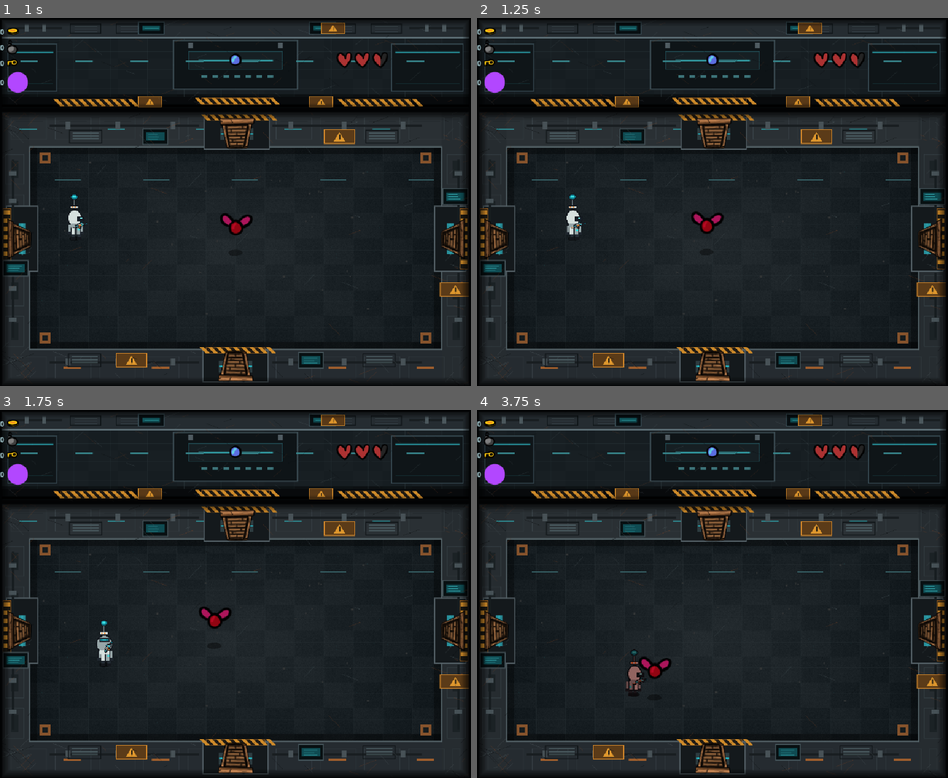
Above: before the commit, frames 1-4 (two rows, left to right).
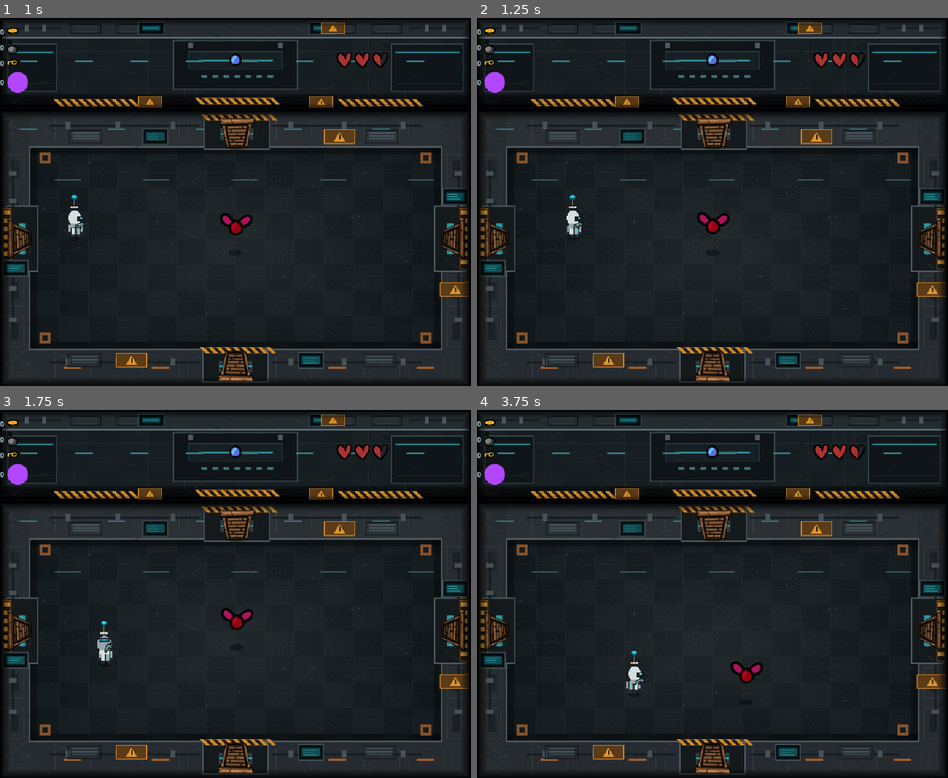
Above: after the commit, the same moments.

Repository: sjdcwejf/abandoned-lab-roguelite
Game: Godot game, scene res://tiny_wizard/room/room_types/lab_boss_room.tscn
The game is run twice, just before and just after one commit, with the same random seed, the same clock (stepped at 60 frames per second) and the same inputs. This scene is started directly instead of the project's main scene.
Inputs (mouse positions are in pixels of both pictures, inside the frame that each line leads up to):
- Up to frame 1 (1 s): tap Enter at 0.5 s; move the mouse to (339, 183) at 0.52 s; hold D (player_right) from 0.53 s (still down); tap E (drop_bomb) at 0.6 s
- Up to frame 2 (1.25 s): keep holding D (player_right)
- Up to frame 3 (1.75 s): move the mouse to (141, 612) at 1.27 s; release D (player_right) at 1.28 s; hold S (player_down) from 1.28 s (still down); click (141, 612) at 1.35 s
- Up to frame 4 (3.75 s): move the mouse to (759, 513) at 2.02 s; release S (player_down) at 2.03 s; hold D (player_right) 2.03-2.78 s; tap F (interact) at 2.1 s; move the mouse to (688, 667) at 2.77 s; hold Up (player_shoot_up) 2.78-3.53 s; right-click (688, 667) at 2.85 s; move the mouse to (853, 649) at 3.52 s; hold A (player_left) from 3.53 s (still down); tap E (drop_bomb) at 3.6 s

Frame 1 is identical in both runs. In frame 2, 0.3% of the frame differs, in the area x 45-54%, y 52-59%; in frame 3, 0.4%; in frame 4, 0.7%, in the area x 31-61%, y 65-77%.

Commit message:
Add afterimage decoys and green blood hit effects

Diff:
--- /dev/null
+++ b/tiny_wizard/effects/green_blood_splatter.gd
@@ -0,0 +1,103 @@
+class_name LabGreenBloodSplatter
+extends Node2D
+
+
+@export var lifetime := 0.42
+@export var gravity := Vector2(0.0, 72.0)
+
+var _age := 0.0
+var _droplets: Array[Dictionary] = []
+var _streaks: Array[Dictionary] = []
+
+
+func setup(hit_from := Vector2.ZERO, scale_multiplier := 1.0) -> void:
+	var spray_direction := hit_from.normalized()
+	if spray_direction == Vector2.ZERO:
+		spray_direction = Vector2.RIGHT.rotated(randf() * TAU)
+
+	scale_multiplier = maxf(0.2, scale_multiplier)
+	_droplets.clear()
+	_streaks.clear()
+
+	var droplet_count := randi_range(7, 11)
+	for index in range(droplet_count):
+		var spread := randf_range(-0.95, 0.95)
+		var direction := spray_direction.rotated(spread).normalized()
+		var speed := randf_range(55.0, 150.0) * scale_multiplier
+		_droplets.append({
+			"velocity": direction * speed,
+			"radius": randf_range(1.7, 4.0) * scale_multiplier,
+			"color": _random_blood_color(),
+			"delay": randf_range(0.0, 0.035),
+		})
+
+	var streak_count := randi_range(3, 5)
+	for index in range(streak_count):
+		var spread := randf_range(-0.55, 0.55)
+		var direction := spray_direction.rotated(spread).normalized()
+		_streaks.append({
+			"velocity": direction * randf_range(95.0, 180.0) * scale_multiplier,
+			"length": randf_range(10.0, 22.0) * scale_multiplier,
+			"width": randf_range(2.0, 3.8) * scale_multiplier,
+			"color": _random_blood_color(),
+			"delay": randf_range(0.0, 0.025),
+		})
+
+
+func _ready() -> void:
+	z_as_relative = false
+	z_index = 35
+
+
+func _process(delta: float) -> void:
+	_age += delta
+	if _age >= lifetime:
+		queue_free()
+		return
+	queue_redraw()
+
+
+func _draw() -> void:
+	var fade := clampf(1.0 - (_age / lifetime), 0.0, 1.0)
+	for streak in _streaks:
+		var streak_age := _age - float(streak.get("delay", 0.0))
+		if streak_age <= 0.0:
+			continue
+
+		var velocity: Vector2 = streak.get("velocity", Vector2.ZERO)
+		var position := _position_at_time(velocity, streak_age)
+		var direction := velocity.normalized()
+		var color: Color = streak.get("color", Color.GREEN)
+		color.a *= fade
+		draw_line(
+			position - direction * float(streak.get("length", 12.0)) * fade,
+			position,
+			color,
+			float(streak.get("width", 2.0)) * fade,
+			true
+		)
+
+	for droplet in _droplets:
+		var droplet_age := _age - float(droplet.get("delay", 0.0))
+		if droplet_age <= 0.0:
+			continue
+
+		var velocity: Vector2 = droplet.get("velocity", Vector2.ZERO)
+		var position := _position_at_time(velocity, droplet_age)
+		var color: Color = droplet.get("color", Color.GREEN)
+		color.a *= fade
+		draw_circle(position, float(droplet.get("radius", 2.0)) * (0.75 + 0.35 * fade), color)
+
+
+func _position_at_time(velocity: Vector2, time: float) -> Vector2:
+	return velocity * time + gravity * time * time * 0.5
+
+
+func _random_blood_color() -> Color:
+	var choices := [
+		Color(0.22, 0.95, 0.32, 0.88),
+		Color(0.12, 0.76, 0.24, 0.9),
+		Color(0.55, 1.0, 0.22, 0.78),
+		Color(0.05, 0.55, 0.18, 0.9),
+	]
+	return choices.pick_random()
--- a/tiny_wizard/enemies/black_fly/black_fly_behavior.gd
+++ b/tiny_wizard/enemies/black_fly/black_fly_behavior.gd
@@ -1,12 +1,23 @@
 extends QuiverCharacterBehavior
 
 
+const DECOY_GROUP := "lab_decoy_targets"
+const META_DECOY_EXPIRES_AT := "lab_decoy_expires_at"
 const SPEED = .6
 const CHANGE_DIRECTION_TIME = 1.0
+
+@export var decoy_detection_radius := 260.0
+@export var decoy_chase_weight := 5.0
+
 var _t := randf()*CHANGE_DIRECTION_TIME
 
 
 func _process(delta):
+	var decoy: Node2D = _get_nearest_decoy()
+	if decoy != null:
+		action.moving_direction = global_position.direction_to(decoy.global_position) * decoy_chase_weight
+		return
+
 	_t -= delta
 	if _t <= 0:
 		action.moving_direction = Vector2.RIGHT.rotated(randf()*2*PI)
@@ -14,3 +25,26 @@
 
 func on_wall_collision(collision: KinematicCollision2D)->void:
 	action.moving_direction = collision.get_normal()
+
+
+func _get_nearest_decoy() -> Node2D:
+	if not is_inside_tree():
+		return null
+
+	var nearest_decoy: Node2D = null
+	var nearest_distance := INF
+	var decoy_nodes: Array[Node] = get_tree().get_nodes_in_group(DECOY_GROUP)
+	for decoy_node: Node in decoy_nodes:
+		var decoy: Node2D = decoy_node as Node2D
+		if decoy == null or not is_instance_valid(decoy):
+			continue
+		if decoy.has_meta(META_DECOY_EXPIRES_AT) and int(decoy.get_meta(META_DECOY_EXPIRES_AT)) < Time.get_ticks_msec():
+			continue
+
+		var distance := global_position.distance_to(decoy.global_position)
+		if distance > decoy_detection_radius or distance >= nearest_distance:
+			continue
+		nearest_decoy = decoy
+		nearest_distance = distance
+
+	return nearest_decoy
--- a/tiny_wizard/enemies/protomatter_drop_enemy.gd
+++ b/tiny_wizard/enemies/protomatter_drop_enemy.gd
@@ -3,13 +3,23 @@
 
 
 const PROTOMATTER_FRAGMENT_ITEM := preload("res://tiny_wizard/items/protomatter_fragment/protomatter_fragment.tres")
+const GREEN_BLOOD_SPLATTER_SCRIPT := preload("res://tiny_wizard/effects/green_blood_splatter.gd")
 
 @export_range(0.0, 1.0, 0.01) var protomatter_drop_chance := 0.45
 @export_range(0, 8, 1) var protomatter_min_drop := 1
 @export_range(0, 8, 1) var protomatter_max_drop := 1
 @export var protomatter_drop_spread := 22.0
+@export var green_blood_splatter_enabled := true
+@export var green_blood_spawn_offset := Vector2(0.0, -28.0)
+@export_range(0.2, 4.0, 0.1) var green_blood_splatter_scale := 1.0
 
 var _protomatter_dropped := false
+
+
+func hit(damage := 1, from := Vector2.ZERO) -> void:
+	if green_blood_splatter_enabled and int(damage) > 0 and character_stats != null and character_stats.current_life > 0:
+		_spawn_green_blood_splatter(from)
+	super.hit(damage, from)
 
 
 func die() -> void:
@@ -56,3 +66,22 @@
 	if parent.name == "Enemies" and parent.get_parent() != null:
 		return parent.get_parent()
 	return parent
+
+
+func _spawn_green_blood_splatter(hit_from: Vector2) -> void:
+	var effect_parent := _get_drop_parent()
+	if effect_parent == null:
+		return
+
+	var splatter: Node2D = GREEN_BLOOD_SPLATTER_SCRIPT.new() as Node2D
+	if splatter == null:
+		return
+
+	splatter.name = "GreenBloodSplatter"
+	splatter.call("setup", hit_from, green_blood_splatter_scale)
+	var spawn_position := global_position + green_blood_spawn_offset
+	if effect_parent is Node2D:
+		splatter.position = (effect_parent as Node2D).to_local(spawn_position)
+	else:
+		splatter.global_position = spawn_position
+	effect_parent.call_deferred("add_child", splatter)
--- a/tiny_wizard/enemies/red_fly/red_fly_behavior.gd
+++ b/tiny_wizard/enemies/red_fly/red_fly_behavior.gd
@@ -16,8 +16,8 @@
 		_random_movement = Vector2.RIGHT.rotated(randf()*2*PI)
 		_t = CHANGE_DIRECTION_TIME
 
-	if player_detector.player_is_in_range():
-		_player_movement = 0.33*global_position.direction_to(player_detector.get_player_position())
+		if player_detector.player_is_in_range():
+			_player_movement = 0.33 * global_position.direction_to(player_detector.get_player_position())
 	else:
 		_player_movement = Vector2.ZERO
 
--- a/tiny_wizard/player/player_ability_controller.gd
+++ b/tiny_wizard/player/player_ability_controller.gd
@@ -9,6 +9,9 @@
 const META_VULNERABLE_DAMAGE_MULTIPLIER := "lab_vulnerable_damage_multiplier"
 const META_VULNERABLE_END_TIME := "lab_vulnerable_end_time"
 const VULNERABLE_MARK_NAME := "LiuyingVulnerableMark"
+const LIUYING_DECOY_GROUP := "lab_decoy_targets"
+const META_DECOY_OWNER := "lab_decoy_owner"
+const META_DECOY_EXPIRES_AT := "lab_decoy_expires_at"
 
 @export_enum("panshi", "liuying", "huisheng") var ability_id := ABILITY_PANSHI
 @export var enemy_collision_mask := 8
@@ -38,6 +41,7 @@
 @export var liuying_afterimage_lifetime := 0.5
 @export var liuying_afterimage_min_distance := 14.0
 @export var liuying_afterimage_color := Color(0.58, 0.78, 1.0, 0.38)
+@export var liuying_afterimage_decoy_enabled := true
 @export var liuying_energy_cost := 30.0
 @export var liuying_fire_rate_time := 0.0
 @export var liuying_fire_cooldown_multiplier := 1.0
@@ -601,6 +605,10 @@
 	add_child(afterimage)
 	afterimage.global_transform = visual.global_transform
 	afterimage.modulate = liuying_afterimage_color
+	if liuying_afterimage_decoy_enabled:
+		afterimage.add_to_group(LIUYING_DECOY_GROUP)
+		afterimage.set_meta(META_DECOY_OWNER, _character)
+		afterimage.set_meta(META_DECOY_EXPIRES_AT, Time.get_ticks_msec() + int(liuying_afterimage_lifetime * 1000.0))
 
 	var copied_any := false
 	for child_name in ["Shadow", "Body", "Head", "Hat"]:
--- a/tiny_wizard/room/room_types/lab_boss_room.tscn
+++ b/tiny_wizard/room/room_types/lab_boss_room.tscn
@@ -32,6 +32,7 @@
 protomatter_drop_chance = 1.0
 protomatter_min_drop = 3
 protomatter_max_drop = 5
+green_blood_splatter_scale = 1.6
 
 [node name="Visual" parent="Enemies/PrototypeBoss" index="0"]
 modulate = Color(0.85, 0.35, 1, 1)
--- a/tiny_wizard/room/room_types/lab_tutorial_boss_room.tscn
+++ b/tiny_wizard/room/room_types/lab_tutorial_boss_room.tscn
@@ -34,6 +34,7 @@
 protomatter_drop_chance = 1.0
 protomatter_min_drop = 3
 protomatter_max_drop = 5
+green_blood_splatter_scale = 1.6
 
 [node name="Visual" parent="Enemies/PrototypeBoss" index="0"]
 modulate = Color(0.85, 0.35, 1, 1)
--- a/top-down-shooter-core/character/behavior/behavior_modules/player_detector.gd
+++ b/top-down-shooter-core/character/behavior/behavior_modules/player_detector.gd
@@ -1,16 +1,51 @@
 extends Area2D
+
+const DECOY_GROUP := "lab_decoy_targets"
+const META_DECOY_EXPIRES_AT := "lab_decoy_expires_at"
+
+@export var decoy_detection_radius := 280.0
 
 var player: QuiverCharacter = null
 
 func player_is_in_range()->bool:
-	return player != null
+	return _get_priority_target() != null
 
 func get_player_position()->Vector2:
-	if player_is_in_range():
-		return player.global_position
-	else:
-		printerr("Error: PlayerDetector.get_player_position() -> player is not in range, returning Vector2.ZERO")
-		return Vector2.ZERO
+	var target: Node2D = _get_priority_target()
+	if target != null:
+		return target.global_position
+	printerr("Error: PlayerDetector.get_player_position() -> player is not in range, returning Vector2.ZERO")
+	return Vector2.ZERO
+
+
+func _get_priority_target() -> Node2D:
+	var decoy: Node2D = _get_nearest_decoy()
+	if decoy != null:
+		return decoy
+	return player
+
+
+func _get_nearest_decoy() -> Node2D:
+	if not is_inside_tree():
+		return null
+
+	var nearest_decoy: Node2D = null
+	var nearest_distance := INF
+	var decoy_nodes: Array[Node] = get_tree().get_nodes_in_group(DECOY_GROUP)
+	for decoy_node: Node in decoy_nodes:
+		var decoy: Node2D = decoy_node as Node2D
+		if decoy == null or not is_instance_valid(decoy):
+			continue
+		if decoy.has_meta(META_DECOY_EXPIRES_AT) and int(decoy.get_meta(META_DECOY_EXPIRES_AT)) < Time.get_ticks_msec():
+			continue
+
+		var distance := global_position.distance_to(decoy.global_position)
+		if distance > decoy_detection_radius or distance >= nearest_distance:
+			continue
+		nearest_decoy = decoy
+		nearest_distance = distance
+
+	return nearest_decoy
 
 func _on_player_detector_body_entered(body):
 	if body is QuiverCharacter:
Not shown, added: tiny_wizard/effects/green_blood_splatter.gd.uid
Not shown, changed: CHANGELOG.md
Not shown, changed: README.md
Not shown, changed: docs/剧情设定_生化协议_熵区.md
